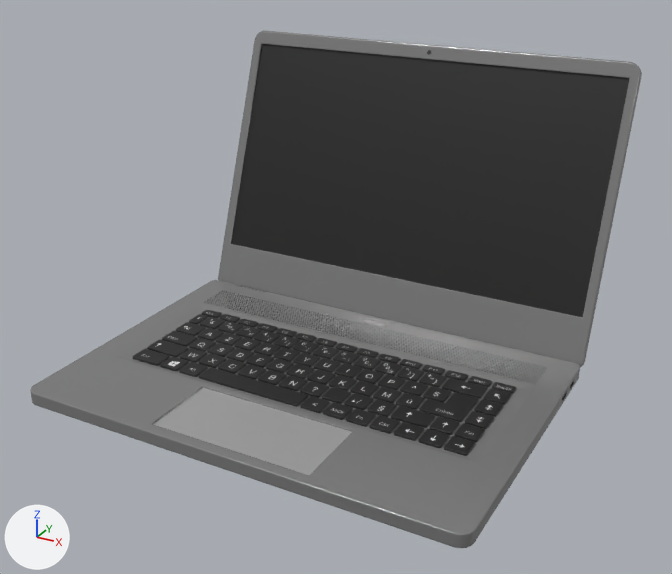
The glTF model public/models/laptop.glb: old version first, new version second.
Camera for both pictures: a camera (50 mm lens) standing at (32.4, -54.9, 36.5) and looking at (0.7, 2.7, 7.7). Arrows for +X, +Y and +Z are at lower left; the lights stay in place. The older version comes first. Where no turn or scale is listed for an object, it has been applied to the vertices. Vertices at exactly the same position are counted once.

Before the edit, the objects in view are built like this:
```python
mat_screen = principled_material('Screen')
mat_screen.base_color = (0.00798, 0.00798, 0.00798)  # black #161616
me_circle = bpy.data.meshes.new('Circle')
me_circle.from_pydata(...)  # 664 vertices, 1324 faces; spans x -17.9..17.9, y -12.4..12.4, z 0.0..1.0
# faces by material slot: [1194, 112, 18]
me_circle.materials.append(mat_gray)  # picture img_hp
me_circle.materials.append(mat_black)  # black #242424
me_circle.materials.append(mat_touchpad)  # grey #adadad
me_circle_008 = bpy.data.meshes.new('Circle.008')
me_circle_008.from_pydata(...)  # 6680 vertices, 11524 faces; spans x -0.9..28.1, y -2.7..7.6, z -0.4..0.1
me_circle_008.materials.append(mat_keys)  # picture img_kbd
me_cylinder = bpy.data.meshes.new('Cylinder')
me_cylinder.from_pydata(...)  # 396 vertices, 778 faces; spans x -32.9..2.9, y -24.4..0.3, z -0.3..1.0
# faces by material slot: [746, 2, 30]
me_cylinder.materials.append(mat_gray)  # picture img_hp
me_cylinder.materials.append(mat_screen)  # black #161616
me_cylinder.materials.append(mat_black)  # black #242424
# before: 352 (-32.1, -4.0, 0.5) at pixel (230, 243), 353 (2.1, -4.0, 0.5) at pixel (582, 317), 356 (-32.2, -3.9, 0.5) at pixel (229, 244), 357 (2.2, -3.9, 0.5) at pixel (583, 319), 360 (-32.1, -4.0, 0.6) at pixel (231, 243)
# before: 361 (2.1, -4.0, 0.6) at pixel (583, 317)
ob_body = bpy.data.objects.new('Body', me_circle)
ob_body.location = (0.0, 0.0, 0.0)
ob_keyboard = bpy.data.objects.new('Keyboard', me_circle_008)
ob_keyboard.location = (-13.6, -1.44, 0.81)
ob_monitor = bpy.data.objects.new('Monitor', me_cylinder)
ob_monitor.location = (14.98, 12.03, 0.58)
ob_monitor.rotation_euler = (-1.92, 0.0, 0.0)  # degrees (-110, 0, 0)
```
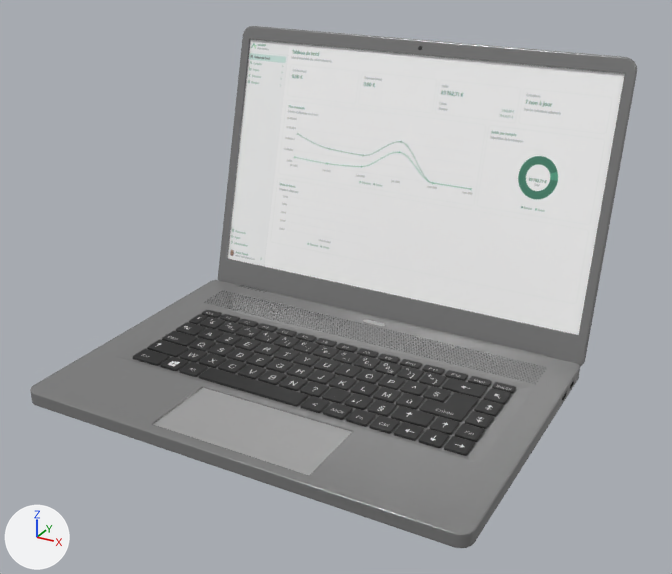
Where the change shows, as pixel boxes (x1, y1, x2, y2) in the pictures (672 x 574 px; the box of a moved part takes in the faces that stretch with it):
```json
{"object": "Monitor", "change": "surface changed, reshaped, turned", "before": [218, 31, 642, 368], "after": [218, 26, 637, 367]}
{"part": 1, "of": "me_cylinder", "change": "moved or reshaped", "before": [220, 41, 631, 338], "after": [219, 36, 626, 338]}
```

Scene script edits in JSON lines:
```json
{"op": "add", "block": "img_screenshot_2026_09_04_083843", "code": ["img_screenshot_2026_09_04_083843 = load_image('Screenshot 2026-09-04 083843', '_unpacked/Screenshot_2026-09-04_083843', 2553, 1440, 'sRGB')"]}
{"op": "remove", "block": "mat_screen", "code": "mat_screen.base_color = (0.00798, 0.00798, 0.00798)  # black #161616"}
{"op": "add", "block": "mat_screen", "code": "mat_screen.texture = img_screenshot_2026_09_04_083843"}
{"block": "me_cylinder", "where": "me_cylinder.from_pydata(...)  # 396 vertices, 778 faces; spans x -32.9..2.9, y -24.4..0.3, z -0.3..1.0"}
{"block": "me_cylinder", "where": "# used by ob_monitor; location = (14.98, 12.03, 0.58); rotation_euler = (-1.92, 0.0, 0.0), in degrees (-110, 0, 0)"}
{"block": "me_cylinder", "change": "me_cylinder part 1"}
{"op": "add", "block": "me_cylinder", "code": "for i in [352, 353, 356, 357, 360, 361]: me_cylinder.vertices[i].co += Vector((0.0, 1.5, 0.0))"}
{"op": "set", "path": "ob_monitor.rotation_euler", "old": "(-1.92, 0.0, 0.0)", "new": "(-1.833, 0.0, 0.0)", "note": "degrees (-110, 0, 0) -> degrees (-105, 0, 0)"}
```
